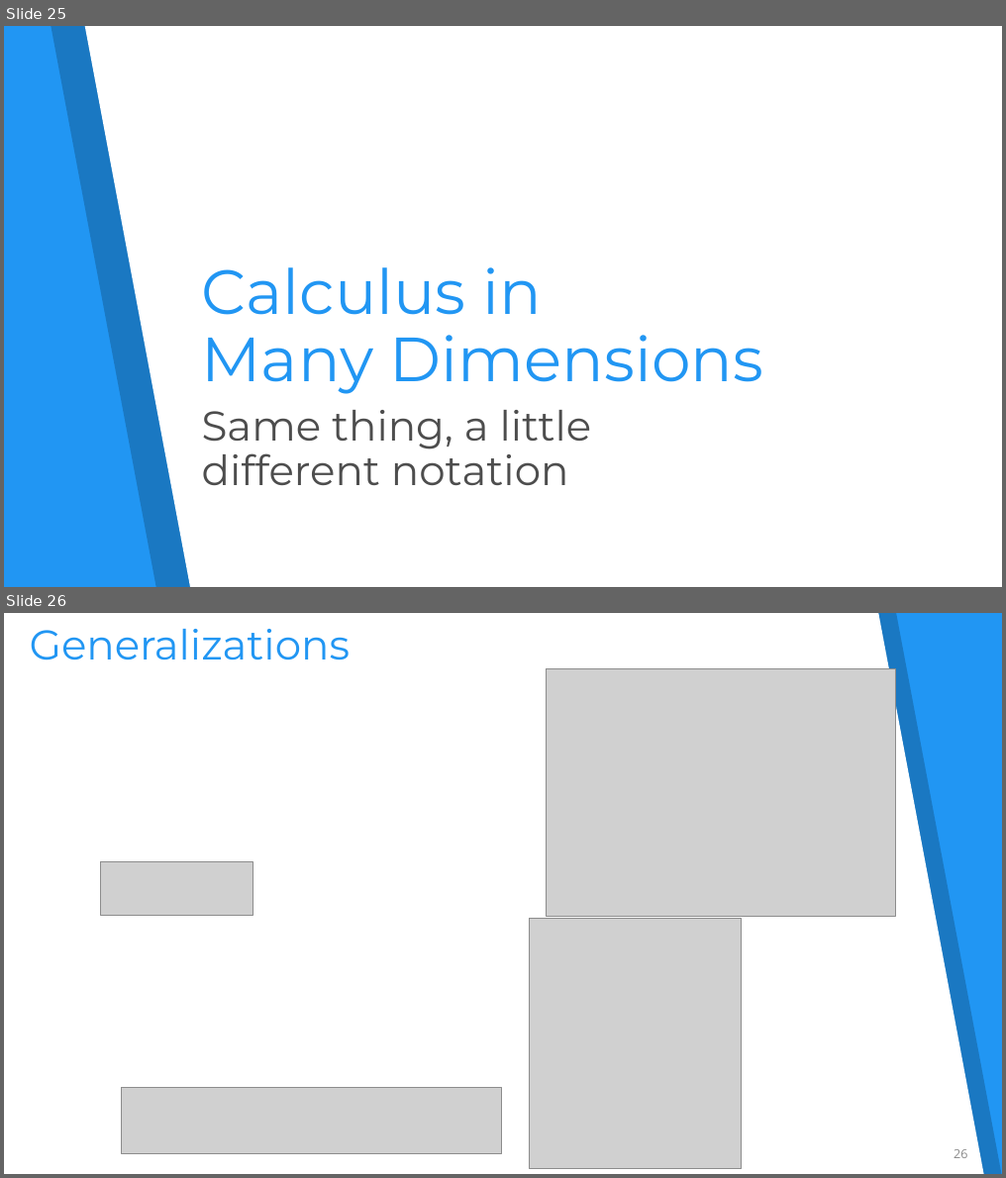
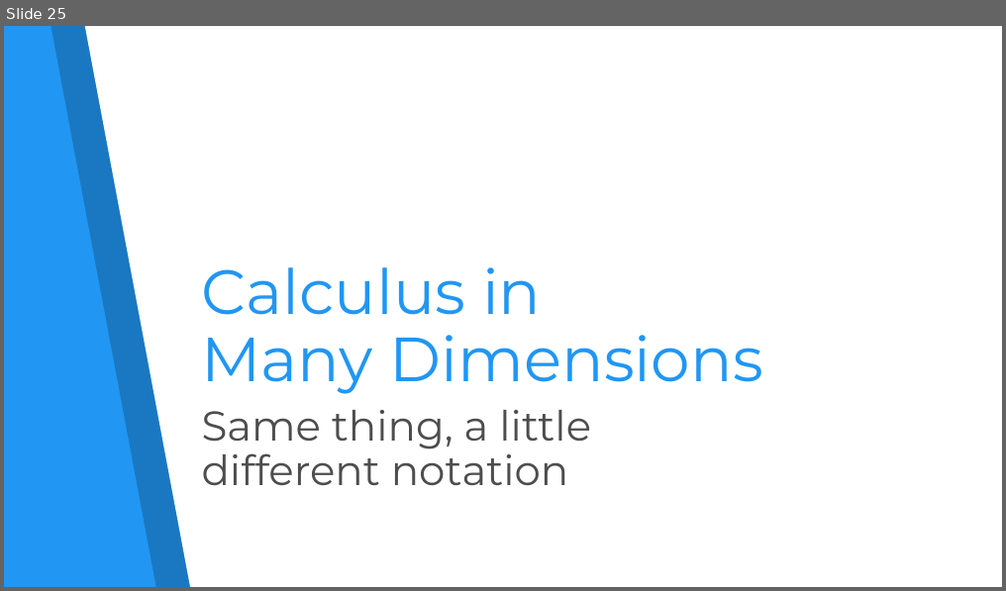
Before and after one commit to aquaruiz/Math_Concepts, a slide deck: 08. Calculus-Exercise/07. Calculus.pptx. Shown one above the other, each under a label of ours: slides 25 and 26 before the commit, slide 25 after it. The pictures are 1006x1178 and 1006x591 pixels, drawn with LibreOffice and Linux fonts; fonts in the diff are those of the drawing; grey boxes stand for pictures. Boxes give left, top, right and bottom in pixels: in the first picture for what was removed or moved away, otherwise in the second. Text is boxed around its words. In the diff, an @@ line names an element or a change of style, - is before the commit and + after.

```diff
--- a/08. Calculus-Exercise/07. Calculus.pptx
+++ b/08. Calculus-Exercise/07. Calculus.pptx
@@ slide 26 removed at (4,613,1002,1174), background #2196F3 @@
@@ freeform shape removed at (4,613,1001,1174) @@
@@ freeform shape removed at (4,613,984,1174) @@
@@ title removed at (30,629,350,661) @@
-Generalizations
@@ picture removed at (547,669,896,916) @@
@@ picture removed at (101,862,252,916) @@
@@ picture removed at (530,919,742,1169) @@
@@ picture removed at (122,1087,501,1155) @@
@@ page number removed at (953,1150,967,1158) @@
-26
```
Also in this commit, not shown: 19 slides changed, 6 slides added, 5 other slides removed.
